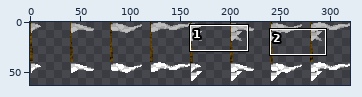
Sprite sheet, stored at dat/tilesets/default/misc/flags.png. Above: a wide view before the commit, with the close-up outlined.
Close-up. First the earlier version:
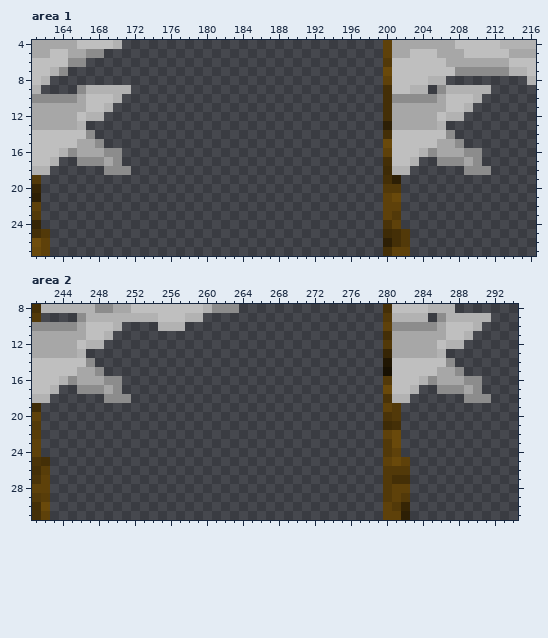
The file is 320x80 pixels. Colours within 5 levels of each other are drawn and written as one. Shown: area 1: x 161..216, y 4..27; area 2: x 241..294, y 8..31. The wide view leaves out empty margins.
After:
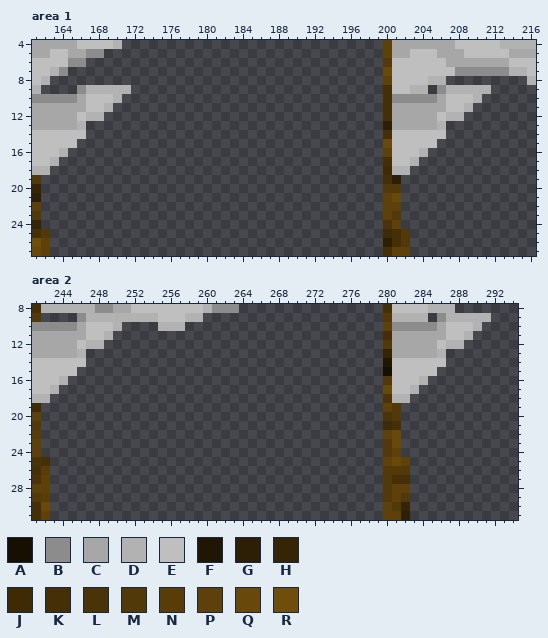
Palette (. is transparent): A #171002  B #8c8c8c  C #a7a7a7  D #b2b2b2  E #bfbfbf  F #201603  G #2d1f05  H #362505  J #3e2b06  K #442f07  L #4a3308  M #523909  N #583d09  P #5e410a  Q #69490b  R #6f4d0c
Diff:
Area 1:
y 14: x 167 B -> .; x 207 B -> .
y 15: x 166..168 CCB -> ...; x 206..208 CCB -> ...
y 16: x 165..170 BCCCBB -> ......; x 205..210 BCCCBB -> ......
y 17: x 166..170 BBBCB -> .....; x 206..210 BBBCB -> .....
y 18: x 169..171 BBB -> ...; x 209..211 BBB -> ...
Area 2:
y 14: x 247 B -> .; x 287 B -> .
y 15: x 246..248 CCB -> ...; x 286..288 CCB -> ...
y 16: x 245..250 BCCCBB -> ......; x 285..290 BCCCBB -> ......
y 17: x 246..250 BBBCB -> .....; x 286..290 BBBCB -> .....
y 18: x 249..251 BBB -> ...; x 289..291 BBB -> ...
Boxes around the changes in both close-ups, in picture pixels (x1, y1, x2, y2):
erased: (68, 130, 131, 175)
erased: (428, 130, 491, 175)
erased: (68, 358, 131, 403)
erased: (428, 358, 491, 403)
